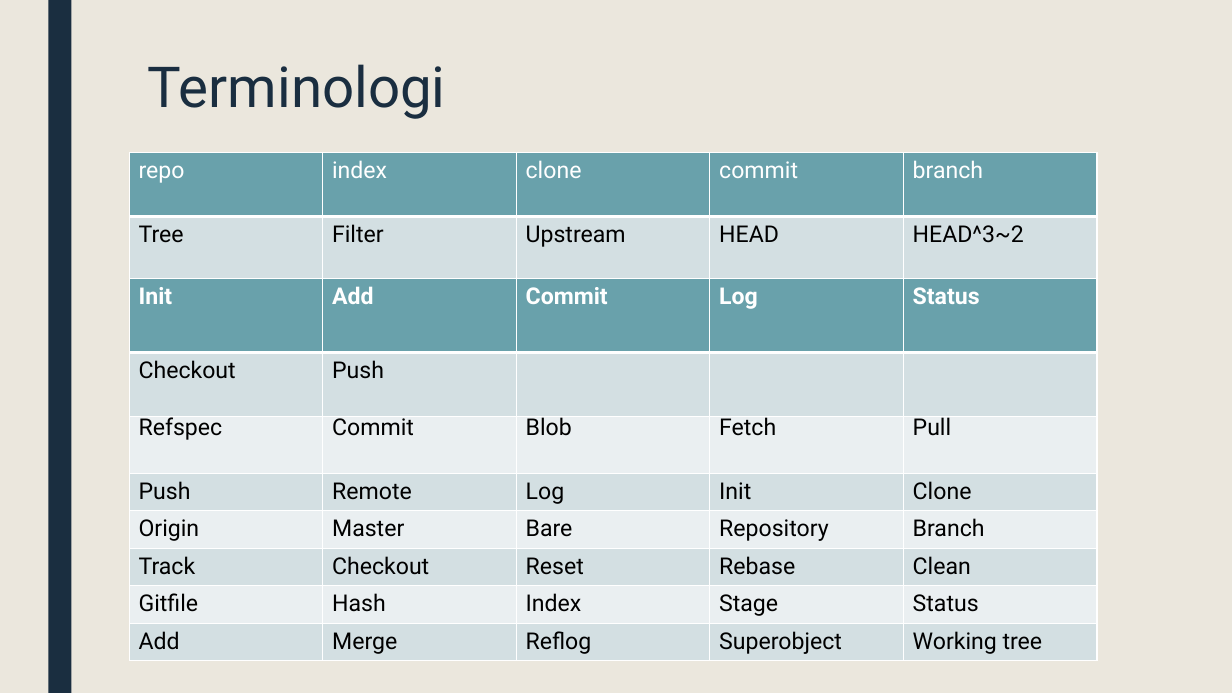
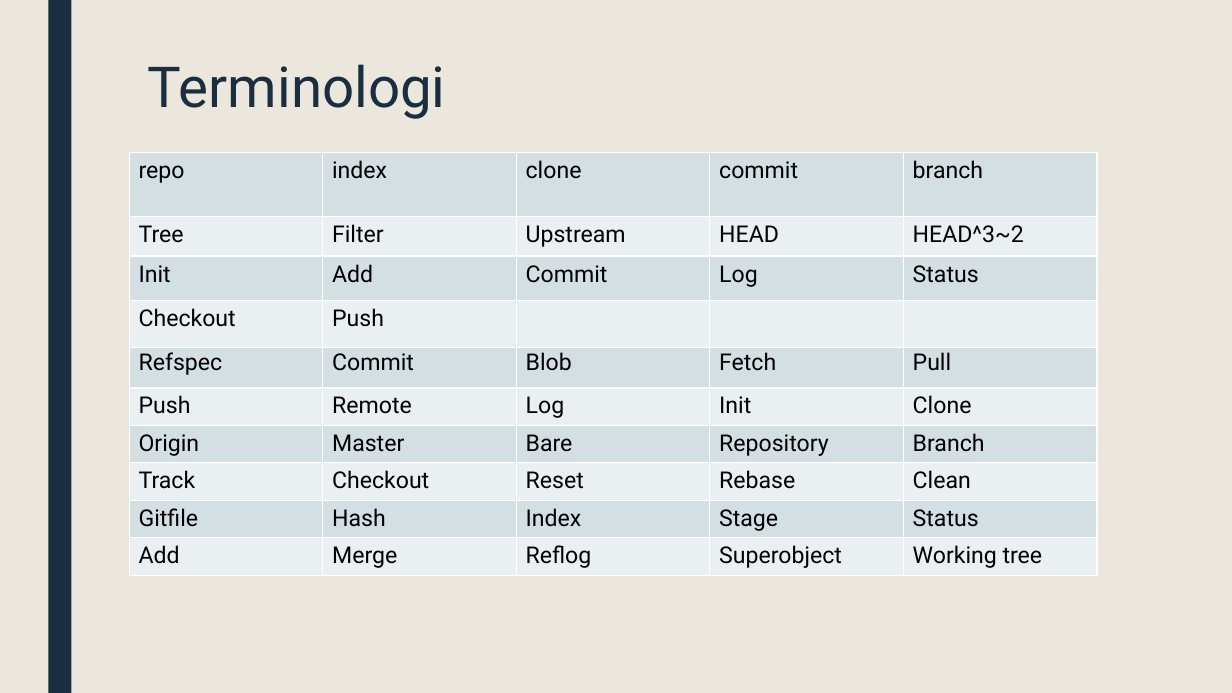
Before and after one commit to ufarm/sommer2016, a slide deck: slide 6 of GIT.pptx (slide 5 before the commit). Drawn at 1232x693 pixels with LibreOffice and Linux fonts; fonts in the diff are those of the drawing. Boxes give left, top, right and bottom in pixels: in the first picture for what was removed or moved away, otherwise in the second. Text is boxed around its words. In the diff, an @@ line names an element or a change of style, - is before the commit and + after.

```diff
--- a/GIT.pptx
+++ b/GIT.pptx
@@ table at (129,152,1095,577) @@
@@ fill #69A1AB to #D4E0E2 in row 1 @@
@@ fill #D4E0E2 to #EBF0F1 in 25 cells @@
@@ fill #EBF0F1 to #D4E0E2 in 20 cells @@
@@ text colour #FFFFFF to #000000 in "repo", "index", "clone", "commit" and 1 more places @@
@@ borders changed @@
@@ table at (129,257,1095,348) @@
@@ fill #69A1AB to #D4E0E2 in row 1 @@
@@ fill #D4E0E2 to #EBF0F1 in row 2 @@
@@ text colour #FFFFFF to #000000, bold off in "Init", "Add", "Commit", "Log" and 1 more places @@
@@ borders changed @@
@@ table: place and size @@
-table at (129,278,1095,417)
+table at (129,257,1095,348)
```
Also in this commit, not shown: 3 other slides changed, 7 slides added, 2 slides removed.
